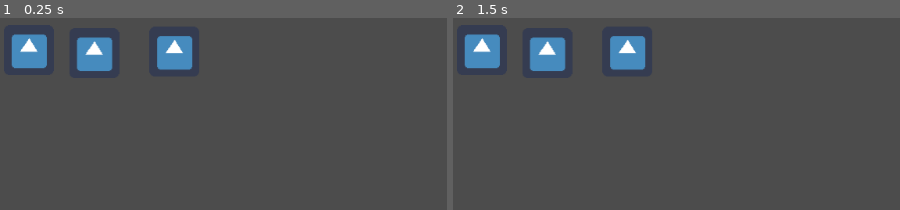
Above: before the commit, frames 1-2 (left to right).
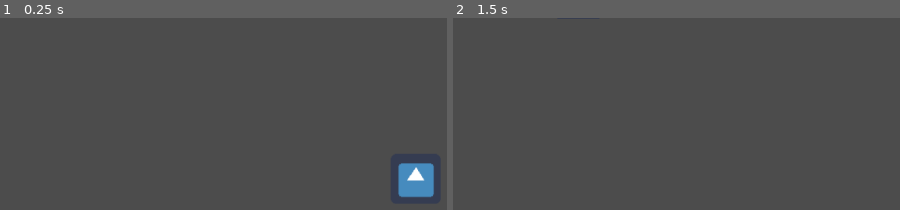
Above: after the commit, the same moments.

Repository: tyb3n/Guards_and_godot
Game: Godot game, scene res://TurnQueue.tscn
Two runs of this game, one before a commit and one after it. Both use one fixed random seed, a clock stepped at 60 frames per second and the inputs below. Before the commit the project has no main scene; this scene is started directly in both runs. The engine's default icon, where the game draws it, is replaced by a stand-in: a white triangle on a blue panel in a dark square.
Inputs:
- Up to frame 1 (0.25 s): no input
- Up to frame 2 (1.5 s): tap Enter at 0.5 s; hold Right (ui_right) 0.53-1.28 s; tap Space at 1.25 s; hold Down (ui_down) from 1.28 s (still down)

The runs differ from the first frame. In frame 1, 5.7% of the frame differs, in the area x 2-98%, y 8-94%; in frame 2, 4.3%.

Commit message:
movement and animation

Diff:
--- a/guards-and-godot/TurnQueue.gd
+++ b/guards-and-godot/TurnQueue.gd
@@ -2,15 +2,23 @@
 
 class_name TurnQueue
 
-var active_character
+var pos: Vector2
 
 func initialize():
-	active_character = get_child(0)
+	pass
 
-func play_turn():
-	yield(active_character.play_turn(), "completed")
-	var new_index : int = (active_character.get_index() +1) % get_child_count()
-	active_character = get_child(new_index)
-# classe actor
-#actor.prepare_turn
-#actor.play_turn
+func play_turn(input_key):
+
+	for child in get_children():
+		child.prepare_turn(input_key)
+		child.play_turn()
+
+func _input(event):
+	if event.is_action_pressed("ui_down"):
+		play_turn("ui_down")
+	if event.is_action_pressed("ui_up"):
+		play_turn("ui_up")
+	if event.is_action_pressed("ui_left"):
+		play_turn("ui_left")
+	if event.is_action_pressed("ui_right"):
+		play_turn("ui_right")
--- a/guards-and-godot/TurnQueue.tscn
+++ b/guards-and-godot/TurnQueue.tscn
@@ -1,19 +1,10 @@
 [gd_scene load_steps=3 format=2]
 
 [ext_resource path="res://TurnQueue.gd" type="Script" id=1]
-[ext_resource path="res://icon.png" type="Texture" id=2]
+[ext_resource path="res://actor.tscn" type="PackedScene" id=2]
 
 [node name="TurnQueue" type="Node2D"]
 script = ExtResource( 1 )
 
-[node name="icon" type="Sprite" parent="."]
-position = Vector2( 36.95, 41.25 )
-texture = ExtResource( 2 )
-
-[node name="icon2" type="Sprite" parent="."]
-position = Vector2( 120.55, 45.05 )
-texture = ExtResource( 2 )
-
-[node name="icon3" type="Sprite" parent="."]
-position = Vector2( 223.15, 43.15 )
-texture = ExtResource( 2 )
+[node name="actor" parent="." instance=ExtResource( 2 )]
+position = Vector2( 371.687, 247.792 )
--- /dev/null
+++ b/guards-and-godot/actor.gd
@@ -0,0 +1,33 @@
+extends Node2D
+
+class_name actor
+
+
+export var animation_move: float = 0 setget set_animation_move
+
+var next_grid_pos: Vector2
+var grid_pos: Vector2
+
+func prepare_turn(event):
+  next_grid_pos = grid_pos + get_delta_pos_from_dir(event)
+
+func play_turn():
+  $AnimationPlayer.play("Move")
+  yield($AnimationPlayer, "animation_finished")
+  grid_pos = next_grid_pos
+
+
+# progress goes from 0 to 1
+func set_animation_move(progress: float):
+	position = grid_pos.linear_interpolate(next_grid_pos, progress) * 10
+
+func get_delta_pos_from_dir(dir):
+  if dir == "ui_up":
+    return Vector2(0, -1)
+  if dir == "ui_right":
+    return Vector2(1, 0)
+  if dir == "ui_down":
+    return Vector2(0, 1)
+  if dir == "ui_left":
+    return Vector2(-1, 0)
+  assert(0)
--- /dev/null
+++ b/guards-and-godot/actor.tscn
@@ -0,0 +1,30 @@
+[gd_scene load_steps=4 format=2]
+
+[ext_resource path="res://actor.gd" type="Script" id=1]
+[ext_resource path="res://icon.png" type="Texture" id=2]
+
+[sub_resource type="Animation" id=1]
+resource_name = "Move"
+tracks/0/type = "value"
+tracks/0/path = NodePath(".:animation_move")
+tracks/0/interp = 1
+tracks/0/loop_wrap = true
+tracks/0/imported = false
+tracks/0/enabled = true
+tracks/0/keys = {
+"times": PoolRealArray( 0, 0.5 ),
+"transitions": PoolRealArray( 1, 1 ),
+"update": 0,
+"values": [ 0.0, 1.0 ]
+}
+
+[node name="actor" type="Node2D"]
+script = ExtResource( 1 )
+animation_move = 0.387281
+
+[node name="icon" type="Sprite" parent="."]
+position = Vector2( 160.451, -41.3999 )
+texture = ExtResource( 2 )
+
+[node name="AnimationPlayer" type="AnimationPlayer" parent="."]
+anims/Move = SubResource( 1 )
--- a/guards-and-godot/project.godot
+++ b/guards-and-godot/project.godot
@@ -13,14 +13,21 @@
 "class": "TurnQueue",
 "language": "GDScript",
 "path": "res://TurnQueue.gd"
+}, {
+"base": "Node2D",
+"class": "actor",
+"language": "GDScript",
+"path": "res://actor.gd"
 } ]
 _global_script_class_icons={
-"TurnQueue": ""
+"TurnQueue": "",
+"actor": ""
 }
 
 [application]
 
 config/name="guards-and-godot"
+run/main_scene="res://TurnQueue.tscn"
 config/icon="res://icon.png"
 
 [rendering]
Not shown, added: guards-and-godot/TurnQueue.gd~RFfbafb3.TMP
